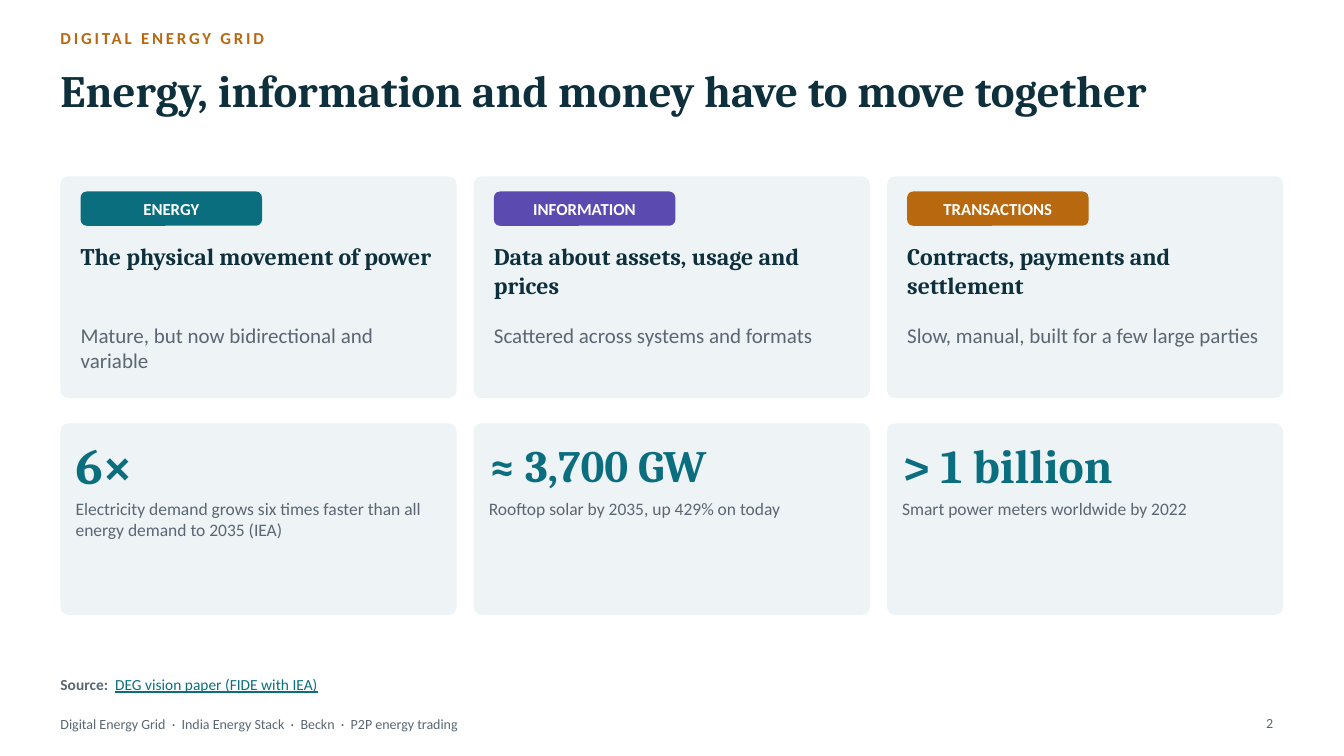
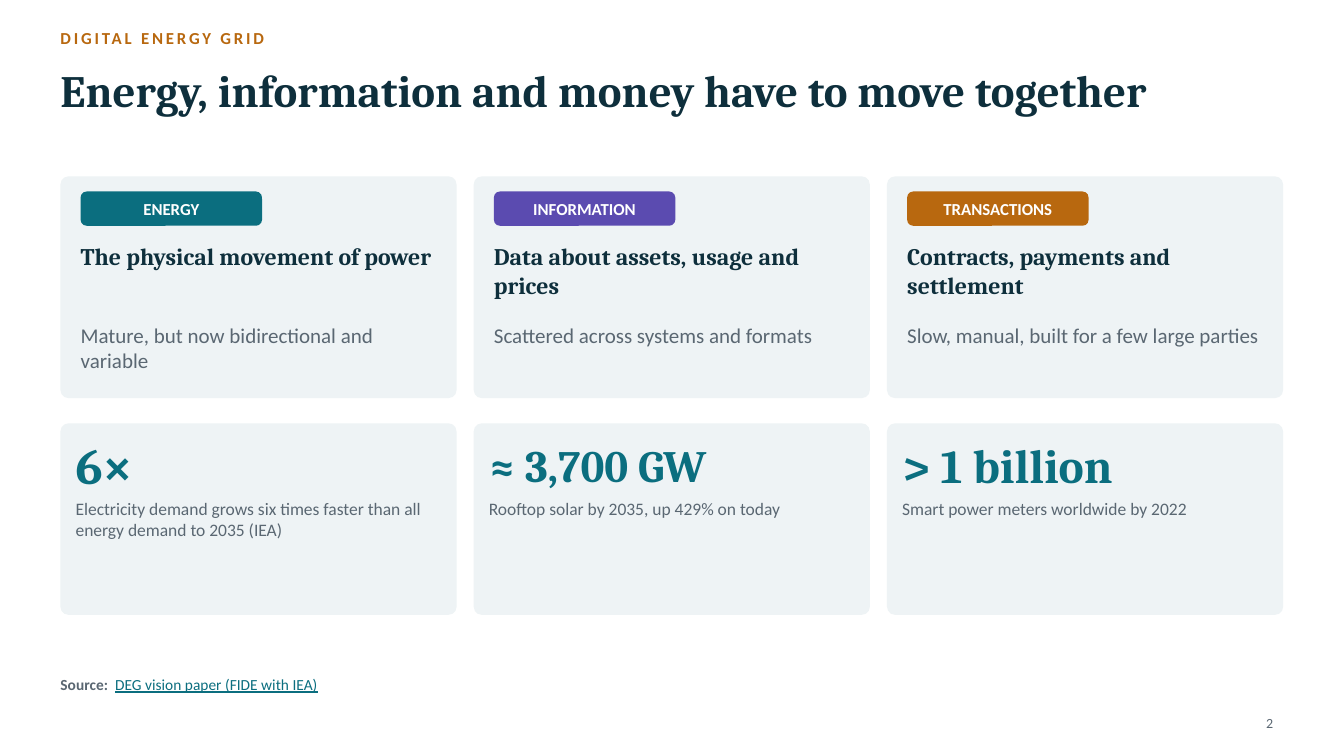
Before and after one commit to Sanjay-dev22/personal-deg, a slide deck: slide 2 of foundations-deck/DEG-IES-Beckn-P2P-Briefing.pptx. Drawn at 1344x756 pixels with LibreOffice and Linux fonts; fonts in the diff are those of the drawing. Boxes give left, top, right and bottom in pixels: in the first picture for what was removed or moved away, otherwise in the second. Text is boxed around its words. In the diff, an @@ line names an element or a change of style, - is before the commit and + after.

```diff
--- a/foundations-deck/DEG-IES-Beckn-P2P-Briefing.pptx
+++ b/foundations-deck/DEG-IES-Beckn-P2P-Briefing.pptx
@@ text removed at (60,719,457,732) @@
-Digital Energy Grid · India Energy Stack · Beckn · P2P energy trading
```
Also in this commit, not shown: 26 other slides changed.
